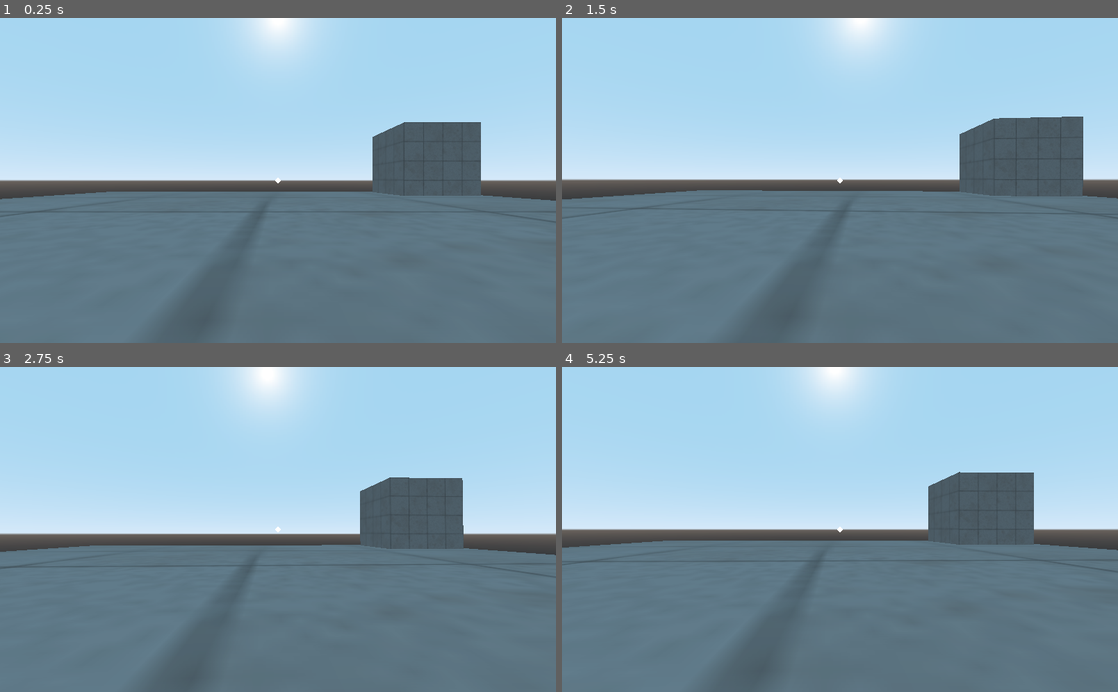
Above: before the commit, frames 1-4 (two rows, left to right).
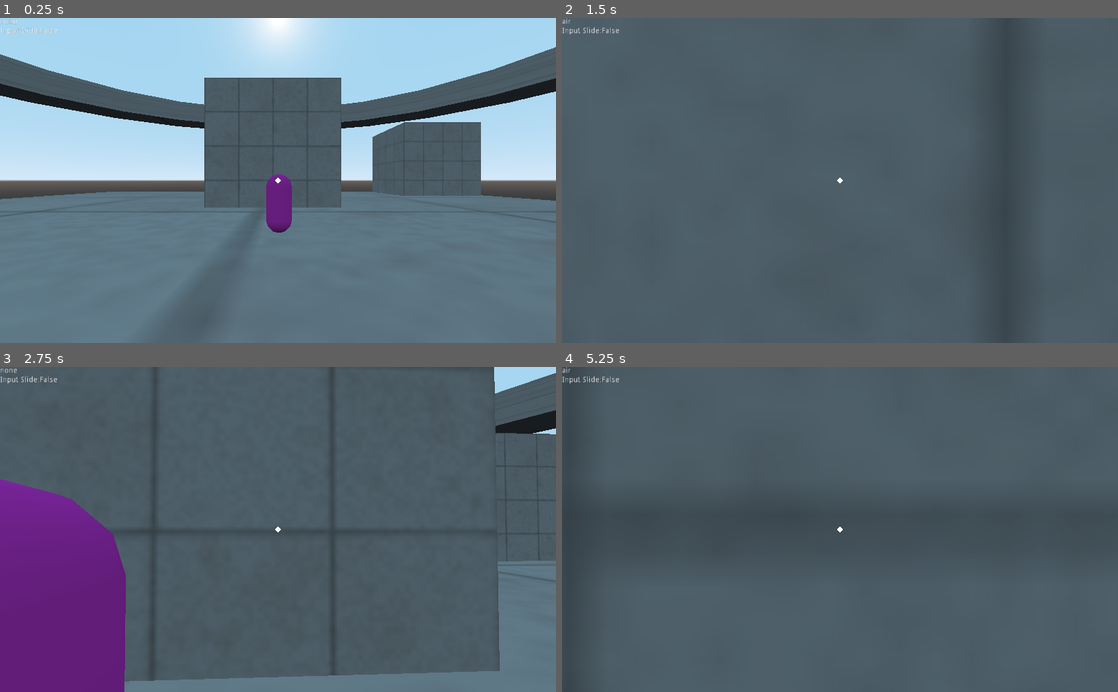
Above: after the commit, the same moments.

Repository: Game-Developers-Kerala/clichemovementshooter
Game: Godot game, scene res://levels/TestArena.tscn
Two runs of this game, one before a commit and one after it. Both use one fixed random seed, a clock stepped at 60 frames per second and the inputs below.
Inputs (mouse positions are in pixels of both pictures, inside the frame that each line leads up to):
- Up to frame 1 (0.25 s): no input
- Up to frame 2 (1.5 s): tap Enter at 0.5 s; move the mouse to (867, 180) at 0.52 s; hold Ctrl (crouch) 0.53-1.28 s; hold W (forward) from 0.53 s (still down); right-click (867, 180) at 0.8 s; move the mouse to (812, 180) at 1.27 s; right-click (812, 180) at 1.35 s
- Up to frame 3 (2.75 s): keep holding W (forward); click (250, 529) at 1.55 s; move the mouse to (289, 523) at 2.02 s; press the mouse at (289, 523) at 2.03 s; tap Shift (slide, bound only after the commit) at 2.3 s
- Up to frame 4 (5.25 s): keep holding W (forward); move the mouse to (834, 536) at 2.77 s; release the mouse at (834, 536) at 2.78 s; tap Shift (slide, bound only after the commit) at 2.85 s; tap E (use, bound only after the commit) at 3.05 s; move the mouse to (878, 532) at 3.52 s; hold E (use, bound only after the commit) 3.53-4.28 s; tap Ctrl (crouch) at 3.8, 4.35 s; move the mouse to (795, 526) at 4.27 s; right-click (795, 526) at 4.55 s; move the mouse to (845, 529) at 5.02 s; hold Right mouse button (grapple) from 5.03 s (still down)

The runs differ from the first frame. In frame 1, 17% of the frame differs, in the area x 0-100%, y 0-67%; in frame 2, 86%, in the area x 0-100%, y 0-100%; in frame 3, 83%; in frame 4, 84%.

Commit message:
first development commit

Diff:
--- a/actors/Player.gd
+++ /dev/null
@@ -1,110 +0,0 @@
-extends KinematicBody
-
-
-var mouse_sens = 0.1
-const GRAPPLESPEED = 40
-const GRAPPLEAIRCONTROL = 10
-const AIRCONTROL = 15
-const ACCEL = 10
-const GRAVITY = 20
-const FRICTION_DAMPING = 0.9
-
-var velocity : Vector3 = Vector3.ZERO
-var snap := Vector3.ZERO
-
-onready var cam = $Camera
-
-var grappling = false
-var groundslide = false
-var last_velocity = Vector3.ZERO
-
-var health := 100
-
-func _ready():
-	$GrappleRay/GrappleMesh.hide()
-	Input.mouse_mode = Input.MOUSE_MODE_CAPTURED
-
-func _input(event):
-	if event is InputEventMouseMotion:
-		rotate_y(deg2rad(-event.relative.x*mouse_sens))
-		cam.rotate_x(deg2rad(-event.relative.y*mouse_sens))
-		cam.rotation.x = clamp(cam.rotation.x,deg2rad(-88),deg2rad(88))
-
-#====================================
-
-func _physics_process(delta):
-	var in_dir = Input.get_vector("left","right","forward","back")
-	var dir = Vector3(in_dir.x,0,in_dir.y).normalized().rotated(Vector3.UP,global_rotation.y)
-	var floornorm = get_floor_normal()
-	var speed = GRAPPLESPEED
-	var grapplevec = Vector3.ZERO
-	var grapplelength = 0.0
-
-	if grappling:
-		$GrappleRay.look_at($floaters/Grappletarg.global_translation,Vector3.UP)
-		grapplevec = $floaters/Grappletarg.global_translation-$GrappleRay.global_translation
-		grapplelength = grapplevec.length()
-		grapplevec = grapplevec.normalized()
-		var aircontrol = Vector3.ZERO
-		aircontrol.y = -in_dir.y
-		aircontrol += $Camera.global_transform.basis.x*in_dir.x
-		$GrappleRay/GrappleMesh.scale = Vector3(1,1,grapplelength)
-		if grapplelength < 1.8:
-			grapple_stop()
-		velocity = lerp(velocity,grapplevec*speed+aircontrol*GRAPPLEAIRCONTROL,ACCEL*delta)
-		snap = Vector3.ZERO
-
-	else:
-
-		if !is_on_floor():
-			velocity.x = lerp(velocity.x,dir.x*AIRCONTROL,ACCEL*delta)
-			velocity.z = lerp(velocity.z,dir.z*AIRCONTROL,ACCEL*delta)
-			velocity.y -= GRAVITY*delta
-			snap = Vector3.ZERO
-		else:
-			if groundslide:
-				velocity.x = last_velocity.x
-				velocity.z = last_velocity.z
-			else:
-				var velocity_damped = Vector2(velocity.x,velocity.y).length()*FRICTION_DAMPING
-				velocity.x = lerp(velocity.x,dir.x*velocity_damped,ACCEL*delta)
-				velocity.z = lerp(velocity.z,dir.z*velocity_damped,ACCEL*delta)
-			snap = -floornorm
-			velocity.y = 0.0
-
-	velocity = move_and_slide_with_snap(velocity,snap,Vector3.UP,true)
-
-	if Input.is_action_pressed("crouch") and !groundslide and is_on_floor():
-		last_velocity = velocity
-		groundslide = true
-	if Input.is_action_just_released("crouch"):
-		groundslide = false
-	if Input.is_action_pressed("shoot"):
-		shoot()
-	if Input.is_action_pressed("grapple"):
-		grapple()
-
-func shoot():
-	pass
-
-func get_hit(arg):
-	pass
-
-func grapple():
-	if grappling:
-		if $GrappleCancel.is_stopped():
-			grapple_stop()
-		return
-	if !$GrappleCancel.is_stopped():
-		return
-	if $Camera/AimRay.is_colliding():
-		var point = $Camera/AimRay.get_collision_point()
-		$floaters/Grappletarg.global_translation = point
-		grappling = true
-		$GrappleRay/GrappleMesh.show()
-		$GrappleCancel.start()
-
-func grapple_stop():
-	grappling = false
-	$GrappleRay/GrappleMesh.hide()
-	$GrappleCancel.start()
--- a/cmn_class.gd
+++ /dev/null
@@ -1,4 +0,0 @@
-extends Node
-class_name cmn
-
-enum colliders {player = 0,level = 8, level_porous = 9,level_seethrough = 10}
--- a/levels/TestArena.tscn
+++ b/levels/TestArena.tscn
@@ -1,7 +1,8 @@
-[gd_scene load_steps=4 format=2]
+[gd_scene load_steps=5 format=2]
 
-[ext_resource path="res://actors/Player.tscn" type="PackedScene" id=1]
+[ext_resource path="res://scenes/player.tscn" type="PackedScene" id=1]
 [ext_resource path="res://levels/ceiling_tile.png" type="Texture" id=2]
+[ext_resource path="res://test/dummyenemy.tscn" type="PackedScene" id=3]
 
 [sub_resource type="SpatialMaterial" id=1]
 flags_world_triplanar = true
@@ -38,6 +39,35 @@
 height = 8.0
 depth = 8.0
 
+[node name="CSGBox5" type="CSGBox" parent="CSGCombiner"]
+transform = Transform( 1, 0, 0, 0, 1, 0, 0, 0, 1, 0.684025, 3.59851, -2.73928 )
+width = 8.0
+height = 8.0
+depth = 2.34926
+
+[node name="CSGCombiner" type="CSGCombiner" parent="CSGCombiner"]
+
+[node name="CSGCylinder" type="CSGCylinder" parent="CSGCombiner/CSGCombiner"]
+transform = Transform( 1, 0, 0, 0, 1, 0, 0, 0, 1, 0, 13, 0 )
+radius = 35.0
+height = 3.0
+sides = 24
+
+[node name="CSGCylinder2" type="CSGCylinder" parent="CSGCombiner/CSGCombiner"]
+transform = Transform( 1, 0, 0, 0, 1, 0, 0, 0, 1, 0, 13, 0 )
+operation = 2
+radius = 30.0
+height = 4.0
+sides = 24
+
 [node name="Player" parent="." instance=ExtResource( 1 )]
 transform = Transform( 1, 0, 0, 0, 1, 0, 0, 0, 1, 1, 0, 12 )
-collision_mask = 258
+
+[node name="DummyEnemy" parent="." instance=ExtResource( 3 )]
+transform = Transform( 1, 0, 0, 0, 1, 0, 0, 0, 1, 1.03062, 0, 4.88668 )
+
+[node name="DummyEnemy2" parent="." instance=ExtResource( 3 )]
+transform = Transform( 1, 0, 0, 0, 1, 0, 0, 0, 1, 1.00887, 0, 0.19302 )
+
+[node name="DummyEnemy3" parent="." instance=ExtResource( 3 )]
+transform = Transform( 1, 0, 0, 0, 1, 0, 0, 0, 1, 1.00887, 0, -6.2842 )
--- a/project.godot
+++ b/project.godot
@@ -12,7 +12,7 @@
 "base": "Node",
 "class": "cmn",
 "language": "GDScript",
-"path": "res://cmn_class.gd"
+"path": "res://scripts/globals/cmn_class.gd"
 } ]
 _global_script_class_icons={
 "cmn": ""
@@ -21,12 +21,8 @@
 [application]
 
 config/name="Clichemovementshooter"
-run/main_scene="res://levels/TestArena.tscn"
+run/main_scene="res://levels/testarena.tscn"
 config/icon="res://icon.png"
-
-[display]
-
-window/size/fullscreen=true
 
 [gui]
 
@@ -69,6 +65,16 @@
 "events": [ Object(InputEventKey,"resource_local_to_scene":false,"resource_name":"","device":0,"alt":false,"shift":false,"control":false,"meta":false,"command":false,"pressed":false,"scancode":0,"physical_scancode":16777238,"unicode":0,"echo":false,"script":null)
  ]
 }
+use={
+"deadzone": 0.5,
+"events": [ Object(InputEventKey,"resource_local_to_scene":false,"resource_name":"","device":0,"alt":false,"shift":false,"control":false,"meta":false,"command":false,"pressed":false,"scancode":0,"physical_scancode":69,"unicode":0,"echo":false,"script":null)
+ ]
+}
+slide={
+"deadzone": 0.5,
+"events": [ Object(InputEventKey,"resource_local_to_scene":false,"resource_name":"","device":0,"alt":false,"shift":false,"control":false,"meta":false,"command":false,"pressed":false,"scancode":0,"physical_scancode":16777237,"unicode":0,"echo":false,"script":null)
+ ]
+}
 
 [physics]
 
--- a/actors/Player.tscn
+++ b/scenes/player.tscn
@@ -1,6 +1,7 @@
-[gd_scene load_steps=7 format=2]
+[gd_scene load_steps=9 format=2]
 
-[ext_resource path="res://actors/Player.gd" type="Script" id=1]
+[ext_resource path="res://scripts/player.gd" type="Script" id=1]
+[ext_resource path="res://scenes/player_railshot.tscn" type="PackedScene" id=2]
 
 [sub_resource type="CapsuleShape" id=1]
 radius = 0.4
@@ -12,6 +13,9 @@
 flags_unshaded = true
 flags_no_depth_test = true
 
+[sub_resource type="SphereShape" id=6]
+radius = 0.5
+
 [sub_resource type="CubeMesh" id=2]
 size = Vector3( 0.05, 0.05, 1 )
 
@@ -20,6 +24,7 @@
 albedo_color = Color( 1, 1, 1, 0.356863 )
 
 [node name="Player" type="KinematicBody"]
+collision_mask = 258
 script = ExtResource( 1 )
 
 [node name="CollisionShape" type="CollisionShape" parent="."]
@@ -39,6 +44,18 @@
 transform = Transform( 0.707107, -0.707107, 0, 0.707107, 0.707107, 0, 0, 0, 1, 0, 0, -0.103075 )
 mesh = SubResource( 3 )
 material/0 = SubResource( 4 )
+
+[node name="RailShot" parent="Camera" instance=ExtResource( 2 )]
+
+[node name="WallArea" type="Area" parent="."]
+transform = Transform( 1, 0, 0, 0, 1, 0, 0, 0, 1, 0, 1.3, 0 )
+collision_layer = 0
+collision_mask = 256
+monitorable = false
+
+[node name="CollisionShape" type="CollisionShape" parent="WallArea"]
+transform = Transform( 1, 0, 0, 0, 1, 0, 0, 0, 1, 0, -0.1, 0 )
+shape = SubResource( 6 )
 
 [node name="GrappleRay" type="RayCast" parent="."]
 transform = Transform( 1, 0, 0, 0, 1, 0, 0, 0, 1, 0, 1.42834, 0 )
@@ -60,3 +77,13 @@
 [node name="GrappleCancel" type="Timer" parent="."]
 wait_time = 0.2
 one_shot = true
+
+[node name="RocketCooldown" type="Timer" parent="."]
+one_shot = true
+
+[node name="Label" type="Label" parent="."]
+margin_right = 40.0
+margin_bottom = 14.0
+
+[connection signal="body_entered" from="WallArea" to="." method="_on_WallArea_body_entered"]
+[connection signal="body_exited" from="WallArea" to="." method="_on_WallArea_body_exited"]
--- /dev/null
+++ b/scenes/player_railshot.tscn
@@ -0,0 +1,22 @@
+[gd_scene load_steps=3 format=2]
+
+[ext_resource path="res://scripts/player_railshot.gd" type="Script" id=1]
+
+[sub_resource type="CylinderShape" id=1]
+height = 200.0
+radius = 0.4
+
+[node name="RailShot" type="RayCast"]
+enabled = true
+cast_to = Vector3( 0, 0, -200 )
+collision_mask = 256
+script = ExtResource( 1 )
+
+[node name="Area" type="Area" parent="."]
+collision_layer = 0
+collision_mask = 2
+monitorable = false
+
+[node name="CollisionShape" type="CollisionShape" parent="Area"]
+transform = Transform( 1, 0, 0, 0, -4.37114e-08, 1, 0, -1, -4.37114e-08, 0, 0, -100 )
+shape = SubResource( 1 )
--- /dev/null
+++ b/scenes/player_rocket.tscn
@@ -0,0 +1,71 @@
+[gd_scene load_steps=10 format=2]
+
+[ext_resource path="res://scripts/player_rocket.gd" type="Script" id=1]
+[ext_resource path="res://shaders/vfx_single_color.shader" type="Shader" id=2]
+
+[sub_resource type="CapsuleMesh" id=1]
+radius = 0.04
+mid_height = 0.12
+radial_segments = 4
+rings = 1
+
+[sub_resource type="SpatialMaterial" id=2]
+albedo_color = Color( 0.988235, 0.552941, 0.129412, 1 )
+
+[sub_resource type="SphereMesh" id=3]
+radius = 0.05
+height = 0.05
+radial_segments = 4
+rings = 1
+is_hemisphere = true
+
+[sub_resource type="SpatialMaterial" id=4]
+albedo_color = Color( 0.745098, 0.2, 0.2, 1 )
+
+[sub_resource type="SphereMesh" id=5]
+radial_segments = 8
+rings = 4
+
+[sub_resource type="ShaderMaterial" id=6]
+shader = ExtResource( 2 )
+shader_param/albedo_color = Color( 0.815686, 0.301961, 0.301961, 1 )
+shader_param/opacity = 0.598
+
+[sub_resource type="SphereShape" id=7]
+
+[node name="Player_Rocket" type="Spatial"]
+script = ExtResource( 1 )
+
+[node name="Body" type="MeshInstance" parent="."]
+transform = Transform( 1, 0, 0, 0, 1, 0, 0, 0, 1, 0, 0, -0.099376 )
+mesh = SubResource( 1 )
+material/0 = SubResource( 2 )
+
+[node name="MeshInstance" type="MeshInstance" parent="Body"]
+transform = Transform( 1, 0, 0, 0, -4.37114e-08, 1, 0, -1, -4.37114e-08, 0, 0, 0.0939822 )
+mesh = SubResource( 3 )
+material/0 = SubResource( 4 )
+
+[node name="Explosion" type="MeshInstance" parent="."]
+mesh = SubResource( 5 )
+material/0 = SubResource( 6 )
+
+[node name="Area" type="Area" parent="Explosion"]
+collision_layer = 0
+collision_mask = 3
+monitorable = false
+
+[node name="CollisionShape" type="CollisionShape" parent="Explosion/Area"]
+shape = SubResource( 7 )
+
+[node name="RayCast" type="RayCast" parent="."]
+transform = Transform( 1, 0, 0, 0, 1, 0, 0, 0, 1, 0, 0, 0.33 )
+enabled = true
+cast_to = Vector3( 0, 0, -1 )
+collision_mask = 258
+
+[node name="Timer" type="Timer" parent="."]
+one_shot = true
+
+[connection signal="body_entered" from="Explosion/Area" to="." method="_on_Area_body_entered"]
+[connection signal="timeout" from="Timer" to="." method="_on_Timer_timeout"]
--- /dev/null
+++ b/scenes/vfx_railshot.tscn
@@ -0,0 +1,25 @@
+[gd_scene load_steps=5 format=2]
+
+[ext_resource path="res://shaders/vfx_single_color.shader" type="Shader" id=1]
+[ext_resource path="res://scripts/vfx_railshot.gd" type="Script" id=2]
+
+[sub_resource type="CylinderMesh" id=2]
+top_radius = 0.1
+bottom_radius = 0.1
+height = 1.0
+radial_segments = 4
+
+[sub_resource type="ShaderMaterial" id=3]
+shader = ExtResource( 1 )
+shader_param/albedo_color = Color( 0.988235, 0, 0, 1 )
+shader_param/opacity = 1.0
+
+[node name="rail_vfx" type="Spatial"]
+transform = Transform( 1, 0, 0, 0, 1, 0, 0, 0, 100, 0, 0, 0 )
+script = ExtResource( 2 )
+
+[node name="MeshInstance" type="MeshInstance" parent="."]
+transform = Transform( 1, 0, 0, 0, -4.37114e-08, 1, 0, -1, -4.37114e-08, 0, 0, -0.5 )
+mesh = SubResource( 2 )
+skeleton = NodePath("../../Area")
+material/0 = SubResource( 3 )
--- /dev/null
+++ b/scripts/globals/cmn_class.gd
@@ -0,0 +1,4 @@
+extends Node
+class_name cmn
+
+enum colliders {player = 0,enemy = 1,level = 8, level_porous = 9,level_seethrough = 10}
--- /dev/null
+++ b/scripts/player.gd
@@ -0,0 +1,212 @@
+extends KinematicBody
+
+enum movestates {none,ground,wall,air,grapple}
+var movestate = movestates.ground
+
+var mouse_sens = 0.1
+const GRAPPLESPEED = 40
+const GRAPPLEAIRCONTROL = 10
+const AIRCONTROL = 15
+const GRAPPLEACCEL = 20
+const GROUNDACCEL = 10
+const AIRACCEL = 10
+const GRAVITY = 20
+const SLIDESPEED = 10
+const FRICTION_DAMPING = 0.9
+
+var velocity : Vector3 = Vector3.ZERO
+var snap := Vector3.ZERO
+
+onready var cam = $Camera
+
+var grappling = false
+var braking = false
+var jumping = false
+var on_wall = false
+var in_slide_raw = false
+var in_slide = false
+var last_velocity = Vector3.ZERO
+
+var health := 100
+
+const ROCKET_COOLDOWN_DUR = 0.7
+const ROCKET = preload("res://scenes/player_rocket.tscn")
+const RAILSHOT = preload("res://scenes/player_railshot.tscn")
+
+func _ready():
+	$GrappleRay/GrappleMesh.hide()
+	Input.mouse_mode = Input.MOUSE_MODE_CAPTURED
+
+func _input(event):
+	if event is InputEventMouseMotion:
+		rotate_y(deg2rad(-event.relative.x*mouse_sens))
+		cam.rotate_x(deg2rad(-event.relative.y*mouse_sens))
+		cam.rotation.x = clamp(cam.rotation.x,deg2rad(-88),deg2rad(88))
+
+func _unhandled_key_input(event):
+	if event.is_action_pressed("slide"):
+		in_slide_raw = true
+		in_slide = true
+	if event.is_action_released("slide"):
+		in_slide = false
+		in_slide_raw = false
+
+#====================================
+
+func _physics_process(delta):
+	var in_dir = Input.get_vector("left","right","forward","back")
+	var dir = Vector3.ZERO
+	var floornorm = get_floor_normal()
+	var speed = GRAPPLESPEED
+	var grapplevec = Vector3.ZERO
+	var grapplelength = 0.0
+
+	set_move_state()
+
+	match movestate:
+		movestates.none:
+			velocity = lerp(velocity,Vector3.ZERO,GROUNDACCEL*delta)
+			velocity.y = 0.0
+			last_velocity = Vector3.ZERO
+			if !jumping:
+				snap = -floornorm
+			else:
+				snap = Vector3.ZERO
+		movestates.grapple:
+			$GrappleRay.look_at($floaters/Grappletarg.global_translation,Vector3.UP)
+			grapplevec = $floaters/Grappletarg.global_translation-$GrappleRay.global_translation
+			grapplelength = grapplevec.length()
+			grapplevec = grapplevec.normalized()
+			var aircontrol = Vector3.ZERO
+			aircontrol.y = -in_dir.y
+			aircontrol += $Camera.global_transform.basis.x*in_dir.x
+			$GrappleRay/GrappleMesh.scale = Vector3(1,1,grapplelength)
+			if grapplelength < 1.8:
+				grapple_stop()
+			velocity = lerp(velocity,grapplevec*speed+aircontrol*GRAPPLEAIRCONTROL,GRAPPLEACCEL*delta)
+			snap = Vector3.ZERO
+		movestates.air:
+			dir = Vector3(in_dir.x,0,in_dir.y).normalized().rotated(Vector3.UP,global_rotation.y)
+			velocity.x = lerp(velocity.x,dir.x*AIRCONTROL,AIRACCEL*delta)
+			velocity.z = lerp(velocity.z,dir.z*AIRCONTROL,AIRACCEL*delta)
+			velocity.y -= GRAVITY*delta
+			snap = Vector3.ZERO
+		movestates.wall:
+			dir = last_velocity.normalized()
+			velocity.y = 0.0
+			velocity.x = lerp(velocity.x,dir.x*SLIDESPEED,GROUNDACCEL*delta)
+			velocity.z = lerp(velocity.z,dir.z*SLIDESPEED,GROUNDACCEL*delta)
+		movestates.ground:
+			dir = last_velocity.normalized()
+			velocity.x = lerp(velocity.x,dir.x*SLIDESPEED,GROUNDACCEL*delta)
+			velocity.z = lerp(velocity.z,dir.z*SLIDESPEED,GROUNDACCEL*delta)
+			velocity.y = 0.0
+			if !jumping:
+				snap = -floornorm
+			else:
+				snap = Vector3.ZERO
+
+	velocity = move_and_slide_with_snap(velocity,snap,Vector3.UP,true)
+	last_velocity = velocity
+	jumping = false
+
+	if Input.is_action_pressed("shoot"):
+		shoot()
+	if Input.is_action_pressed("grapple"):
+		grapple()
+	if Input.is_action_pressed("use"):
+		shoot_rail()
+	if Input.is_action_just_pressed("ui_page_down"):
+		print("Wall area overlapping bodies:",$WallArea.get_overlapping_bodies())
+	$Label.text = movestates.keys()[movestate]
+	$Label.text +="\nInput Slide:"+str(in_slide)
+
+func set_move_state():
+	if grappling:
+		movestate = movestates.grapple
+		return
+	if is_on_floor():
+		match movestate:
+			movestates.none:
+				if jumping:
+					movestate = movestates.air
+					return
+				if velocity.length()>0.001 and in_slide:
+					movestate = movestates.ground
+				return
+			movestates.ground:
+				if jumping:
+					movestate = movestates.air
+					return
+				if !in_slide:
+					movestate = movestates.none
+					return
+			_:
+				if in_slide:
+					movestate = movestates.ground
+					return
+				movestate = movestates.none
+		return
+	if on_wall:
+		if in_slide:
+			movestate = movestates.wall
+		else:
+			movestate = movestates.air
+		return
+	movestate = movestates.air
+
+func shoot():
+	if !$RocketCooldown.is_stopped():
+		return
+	$RocketCooldown.start(ROCKET_COOLDOWN_DUR)
+	var rkt = ROCKET.instance()
+	get_tree().current_scene.add_child(rkt)
+	var campos = $Camera.global_translation
+	var camfront = -$Camera.global_transform.basis.z
+	rkt.look_at_from_position(campos+camfront*0.25,campos+camfront*2,Vector3.UP)
+
+func get_hit(arg):
+	pass
+
+func grapple():
+	if grappling:
+		if $GrappleCancel.is_stopped():
+			grapple_stop()
+		return
+	if !$GrappleCancel.is_stopped():
+		return
+	if $Camera/AimRay.is_colliding():
+		var point = $Camera/AimRay.get_collision_point()
+		$floaters/Grappletarg.global_translation = point
+		grappling = true
+		$GrappleRay/GrappleMesh.show()
+		$GrappleCancel.start()
+
+func grapple_stop():
+	grappling = false
+	$GrappleRay/GrappleMesh.hide()
+	$GrappleCancel.start()
+
+func get_pushed(push_dict:={}):
+	print("got pushed")
+	jumping = true
+	snap = Vector3.ZERO
+	var push_dir:Vector3 = (global_translation+Vector3.UP)-push_dict.origin
+	var push_force = push_dict.force/(push_dir.length()+0.01)
+	velocity += push_dir.normalized()*push_force
+
+func shoot_rail():
+	if !$RocketCooldown.is_stopped():
+		return
+	print(OS.get_ticks_msec()," shot rail")
+	$RocketCooldown.start(ROCKET_COOLDOWN_DUR)
+	$Camera/RailShot.shoot()
+
+
+func _on_WallArea_body_entered(body):
+	on_wall = true
+
+
+func _on_WallArea_body_exited(body):
+	if !$WallArea.get_overlapping_bodies():
+		on_wall = false
--- /dev/null
+++ b/scripts/player_railshot.gd
@@ -0,0 +1,24 @@
+extends RayCast
+
+const RAIL_VFX = preload("res://scenes/vfx_railshot.tscn")
+
+func _ready():
+	$Area.translate(Vector3.ZERO)
+
+func shoot():
+	var receivers = $Area.get_overlapping_bodies()
+	var from = global_translation
+	var to = -global_transform.basis.z*(cast_to.length())
+	if is_colliding():
+		to = get_collision_point()
+	var length = (to-from).length()
+	if receivers:
+		for body in receivers:
+			var bodydist = ((body.global_translation+Vector3.UP)-from).length()
+			if bodydist>length:
+				continue
+			print(OS.get_ticks_msec(),":",body," got hit by rail")
+	var vfx = RAIL_VFX.instance()
+	get_tree().current_scene.add_child(vfx)
+	var vfx_offset = global_transform.basis.x - global_transform.basis.y
+	vfx.init(from+vfx_offset*0.25,to)
--- /dev/null
+++ b/scripts/player_rocket.gd
@@ -0,0 +1,71 @@
+extends Spatial
+
+const SPEED = 30
+const LIFESPAN = 5
+var time := 0.0
+var direct_hit_receiver :Node = null
+var receivers = []
+
+var exp_fac = 0.0
+const SIZE_START = 0.5
+const SIZE_DIFF = 2.0
+const EXPLOSION_SPEED = 10
+onready var mat = $Explosion.get_active_material(0)
+
+func _ready():
+	set_process(false)
+	$Timer.start(LIFESPAN)
+	$Explosion.hide()
+	$Explosion/Area/CollisionShape.disabled = true
+
+func _physics_process(delta):
+	translate_object_local(Vector3.FORWARD*SPEED*delta) #move forwad
+	if $RayCast.is_colliding(): #check rocket is hiting something
+		if $RayCast.get_collider().get_collision_layer_bit(cmn.colliders.enemy):
+			print("enemy hurt by direct hit")
+			receivers.push_front($RayCast.get_collider())
+		explode()
+		set_physics_process(false)
+
+func _process(delta):
+	exp_fac = lerp(exp_fac,1,delta*EXPLOSION_SPEED)
+	mat.set_shader_param("opacity",1-exp_fac)
+	var exp_size = SIZE_START+exp_fac*SIZE_DIFF
+	$Explosion.scale = Vector3.ONE*exp_size
+	if exp_fac > 0.98:
+		queue_free()
+
+func hit():
+	pass
+
+func explode():
+	$Body.queue_free()
+	set_process(true)
+	$Explosion.show()
+	$Explosion/Area/CollisionShape.disabled = false
+	$Explosion/Area.translate(Vector3.ZERO)
+	exp_fac = 0.0
+
+
+
+func _on_Timer_timeout():
+	if is_processing():
+		return
+	queue_free()
+
+
+func _on_Area_body_entered(body):
+	if body.get_collision_layer_bit(cmn.colliders.player):
+		for node in receivers:
+			if body == node:
+				return
+		receivers.push_front(body)
+		var push_dict = {origin = $Explosion.global_translation, force = 30.0}
+		body.get_pushed(push_dict)
+		print("player in explosion:",OS.get_ticks_msec())
+	if body.get_collision_layer_bit(cmn.colliders.enemy):
+		for node in receivers:
+			if body == node:
+				return
+		receivers.push_front(body)
+		print("enemy hurt by explosion:",OS.get_ticks_msec())
--- /dev/null
+++ b/scripts/vfx_railshot.gd
@@ -0,0 +1,21 @@
+extends Spatial
+
+onready var mat = $MeshInstance.get_active_material(0)
+var time := 0.0
+var opacity_fac := 1.0
+
+func init(from:Vector3,to:Vector3):
+	look_at_from_position(from,to,Vector3.UP)
+	var length = (to-from).length()
+	scale.z = length
+
+
+
+func _process(delta):
+	time += delta
+	if time < 0.1:
+		return
+	opacity_fac = max(0,opacity_fac-delta*2)
+	mat.set_shader_param("opacity",opacity_fac)
+	if !opacity_fac:
+		queue_free()
--- /dev/null
+++ b/shaders/vfx_single_color.shader
@@ -0,0 +1,10 @@
+shader_type spatial;
+render_mode unshaded,cull_disabled;
+
+uniform vec4 albedo_color :hint_color = vec4(1.0);
+uniform float opacity = 1.0;
+
+void fragment(){
+	ALBEDO = albedo_color.rgb;
+	ALPHA = albedo_color.a * opacity;
+}
--- /dev/null
+++ b/test/dummyenemy.tscn
@@ -0,0 +1,25 @@
+[gd_scene load_steps=4 format=2]
+
+[sub_resource type="CapsuleShape" id=1]
+radius = 0.4
+
+[sub_resource type="CapsuleMesh" id=2]
+radius = 0.4
+radial_segments = 8
+rings = 2
+
+[sub_resource type="SpatialMaterial" id=3]
+albedo_color = Color( 0.768627, 0.172549, 0.690196, 1 )
+
+[node name="DummyEnemy" type="KinematicBody"]
+collision_layer = 2
+collision_mask = 0
+
+[node name="CollisionShape" type="CollisionShape" parent="."]
+transform = Transform( 1, 0, 0, 0, -4.37114e-08, -1, 0, 1, -4.37114e-08, 0, 0.9, 0 )
+shape = SubResource( 1 )
+
+[node name="MeshInstance" type="MeshInstance" parent="."]
+transform = Transform( 1, 0, 0, 0, -4.37114e-08, -1, 0, 1, -4.37114e-08, 0, 0.9, 0 )
+mesh = SubResource( 2 )
+material/0 = SubResource( 3 )
